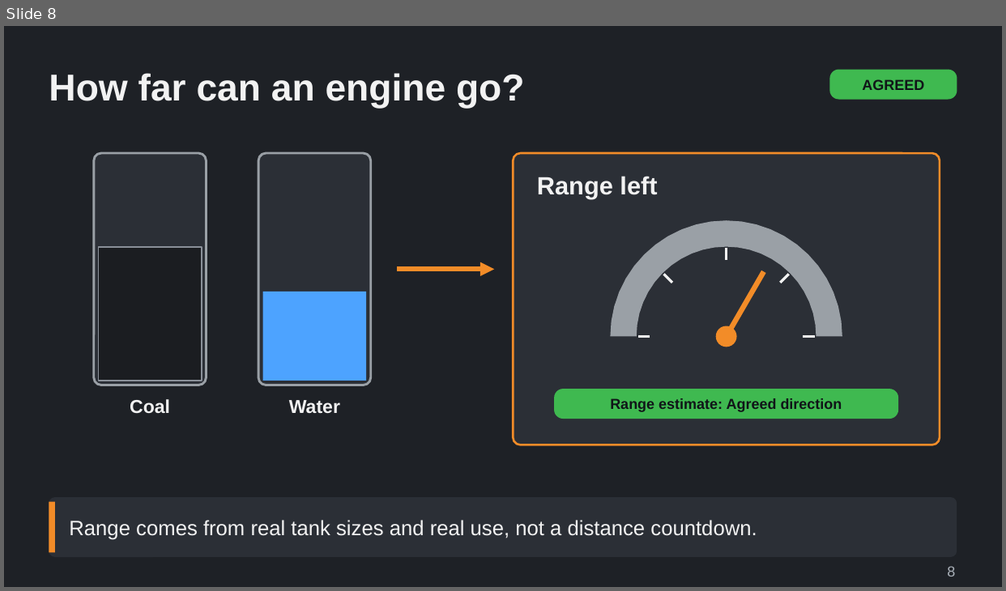
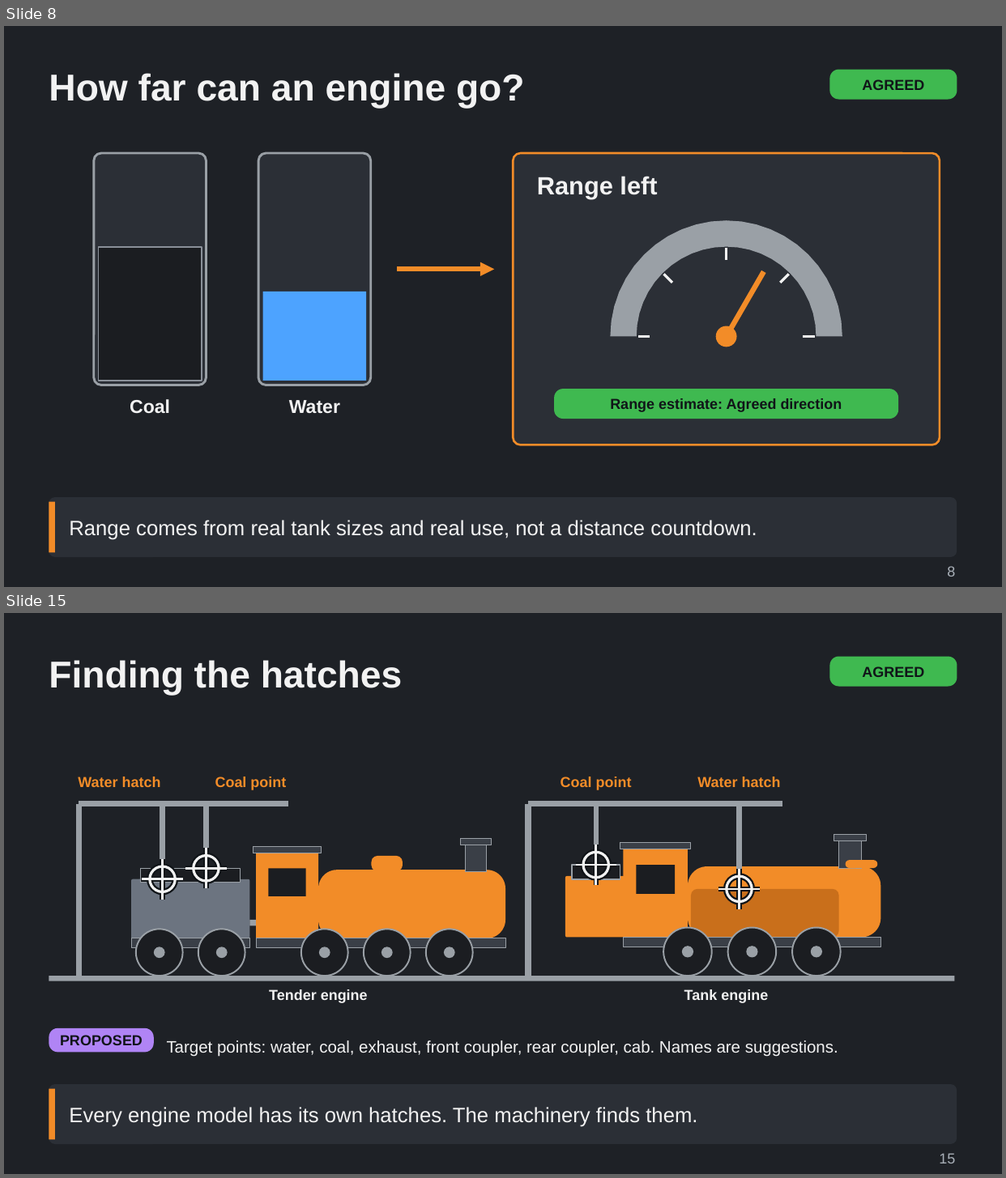
Before and after one commit to Tarenkookoo/Satisfactory---Early-Locomotion, a slide deck: Reporting/Claude Presents/Deck3_Servicing/Coal_Water_and_Servicing_Explained.pptx. Shown one above the other, each under a label of ours: slide 8 before the commit, slides 8 and 15 after it; the slides between them are not shown. The pictures are 1006x591 and 1006x1178 pixels, drawn with LibreOffice and Linux fonts; fonts in the diff are those of the drawing. Boxes give left, top, right and bottom in pixels: in the first picture for what was removed or moved away, otherwise in the second. Text is boxed around its words. In the diff, an @@ line names an element or a change of style, - is before the commit and + after.

```diff
--- a/Reporting/Claude Presents/Deck3_Servicing/Coal_Water_and_Servicing_Explained.pptx
+++ b/Reporting/Claude Presents/Deck3_Servicing/Coal_Water_and_Servicing_Explained.pptx
@@ slide 15 added at (4,613,1002,1174), background #1E2126 @@
@@ title added at (49,660,402,696), 36 pt, text #F2F2F2, bold @@
+Finding the hatches
@@ rounded rectangle added at (829,657,957,687), fill #3FB950, 14 pt, text #101418, bold @@
+AGREED
@@ group added at (49,777,955,1057): 24 ellipses, 24 lines, 15 rectangles, 10 rounded rectangles, 7 texts @@
+Water hatch
+Coal point
+Coal point
+Water hatch
+Tender engine
+Tank engine
+PROPOSED
+Target points: water, coal, exhaust, front coupler, rear coupler, cab. Names are suggestions.
@@ rounded rectangle added at (49,1084,957,1144), fill #2B2F36 @@
@@ rectangle added at (49,1089,55,1140), fill #F28C28 @@
@@ text added at (69,1107,697,1127), 20 pt, text #F2F2F2 @@
+Every engine model has its own hatches. The machinery finds them.
@@ text added at (939,1153,955,1164), 14 pt, text #A9B0B8 @@
+15
```
Also in this commit, not shown: 7 other slides added, 4 other files.
